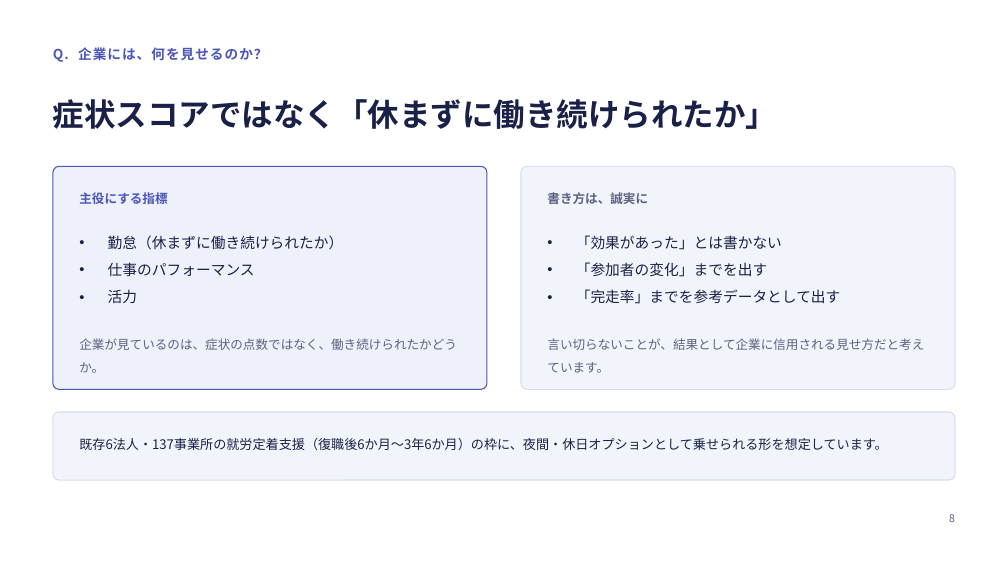
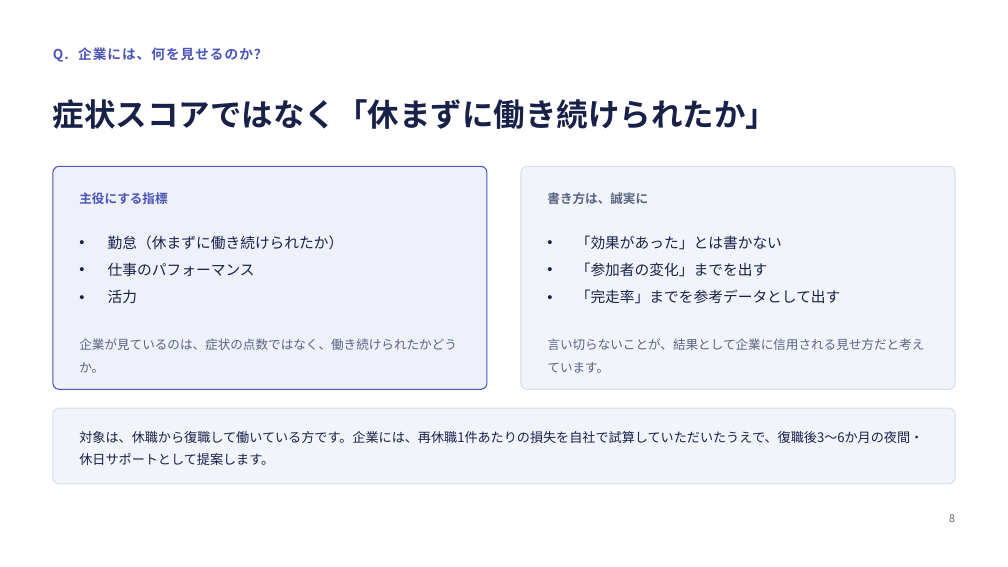
Before and after one commit to kuma-0509/yorucare, a slide deck: slide 8 of docs/ヨルケア事業化プラン_伊藤さん_20260905.pptx. Drawn at 1008x567 pixels with LibreOffice and Linux fonts; fonts in the diff are those of the drawing. Boxes give left, top, right and bottom in pixels: in the first picture for what was removed or moved away, otherwise in the second. Text is boxed around its words. In the diff, an @@ line names an element or a change of style, - is before the commit and + after.

```diff
--- a/docs/ヨルケア事業化プラン_伊藤さん_20260905.pptx
+++ b/docs/ヨルケア事業化プラン_伊藤さん_20260905.pptx
@@ rounded rectangle: place and size @@
-rounded rectangle at box(53, 412, 955, 480)
+rounded rectangle at box(53, 408, 955, 484)
@@ rounded rectangle at box(53, 408, 955, 484): proportions changed @@
@@ text at box(79, 431, 923, 465): text changed @@
-既存6法人・137事業所の就労定着支援（復職後6か月〜3年6か月）の枠に、夜間・休日オプションとして乗せられる形を想定しています。
+対象は、休職から復職して働いている方です。企業には、再休職1件あたりの損失を自社で試算していただいたうえで、復職後3〜6か月の夜間・休日サポートとして提案します。
```
Also in this commit, not shown: 5 other slides changed, 2 other files.
